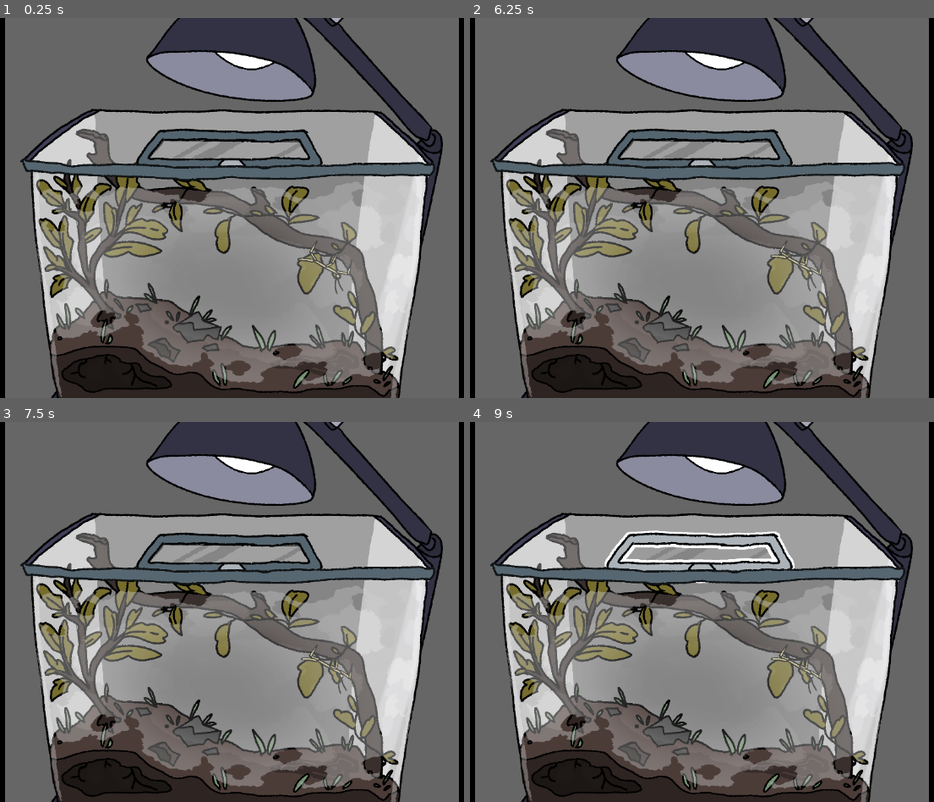
Above: before the commit, frames 1-4 (two rows, left to right).
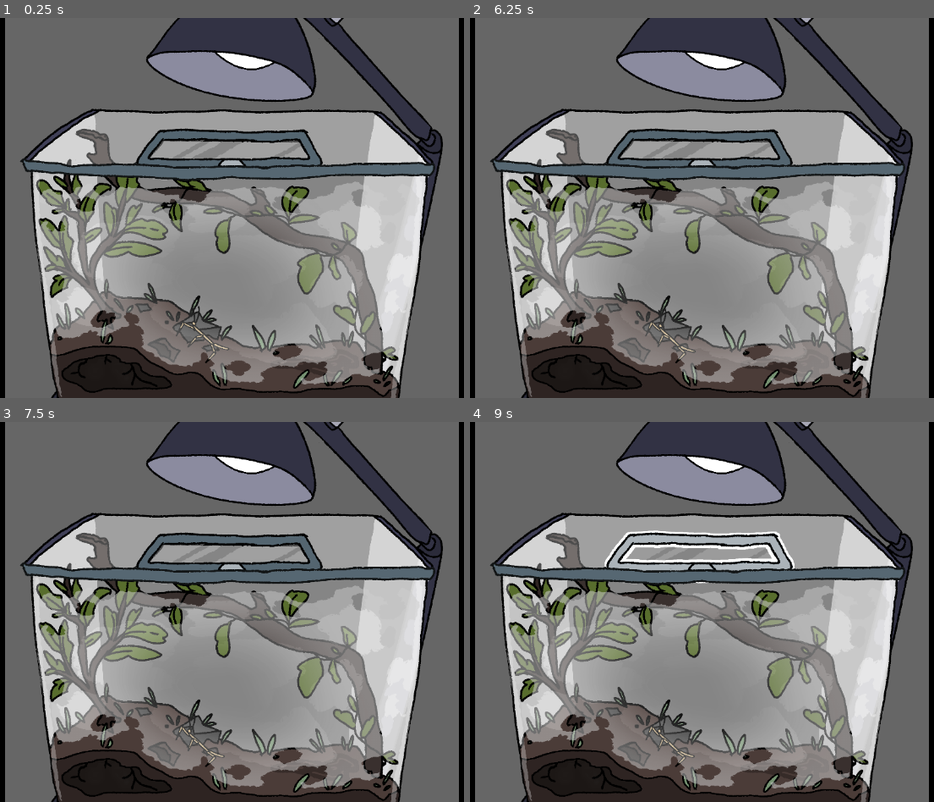
Above: after the commit, the same moments.

Repository: kayillustrations/Insectapet
Game: Godot game, scene res://windows/full_habitat.tscn
Two runs of this game, one before a commit and one after it. Both use one fixed random seed, a clock stepped at 60 frames per second and the inputs below. This scene is started directly instead of the project's main scene. The engine's default icon, where the game draws it, is replaced by a stand-in: a white triangle on a blue panel in a dark square.
Inputs (mouse positions are in pixels of both pictures, inside the frame that each line leads up to):
- Up to frame 1 (0.25 s): no input
- Up to frame 2 (6.25 s): click (702, 116) at 0.5 s; move the mouse to (850, 189) at 1.27 s; hold Right (Right) 1.28-2 s; hold Up (Up) 1.28-2 s; click (850, 189) at 1.42 s; drag from (567, 227) to (669, 284) at 2.02 s; move the mouse to (771, 124) at 2.77 s; hold Left (Left) 2.78-3.5 s; hold Up (Up) 2.78-3.5 s; drag from (669, 284) to (497, 151) at 3.52 s; move the mouse to (906, 265) at 4.27 s; hold Right (Right) 4.28-5 s; hold Up (Up) 4.28-5 s; drag from (497, 151) to (599, 113) at 5.02 s; move the mouse to (734, 208) at 5.77 s; hold Right (Right) from 5.78 s (still down); hold Up (Up) from 5.78 s (still down); click (734, 208) at 5.92 s
- Up to frame 3 (7.5 s): release Right (Right) at 6.5 s; release Up (Up) at 6.5 s; drag from (129, 517) to (97, 631) at 6.52 s; tap Enter at 7.25 s; move the mouse to (380, 593) at 7.27 s; hold Left (Left) from 7.28 s (still down); hold Up (Up) from 7.28 s (still down)
- Up to frame 4 (9 s): release Left (Left) at 8 s; release Up (Up) at 8 s; tap Space at 8 s; drag from (567, 631) to (669, 688) at 8.02 s; tap Enter at 8.75 s; move the mouse to (771, 528) at 8.77 s; hold Right (Right) from 8.78 s (still down); hold Up (Up) from 8.78 s (still down)

The runs differ from the first frame. In frame 1, 3.8% of the frame differs, in the area x 8-86%, y 41-96%; in frame 2, 3.8%; in frame 3, 3.8%; in frame 4, 3.8%.

Commit message:
highscore and debug

Diff:
--- a/_autoload/GameSave.gd
+++ b/_autoload/GameSave.gd
@@ -25,6 +25,10 @@
 
 var bug_color
 
+var highscores: Dictionary = {
+	"Dino" : 0,
+	"Snake" : 0
+}
 var DefaultBugStats: Dictionary = {
 	"Energy" : 100,
 	"Hunger" : 75,
@@ -57,6 +61,7 @@
 	game_config.set_value("0","habitat_stats",GameManager.habitat_stats)
 	game_config.set_value("0","food_given",GameManager.food_given)
 	game_config.set_value("0","bug_color",GameSave.bug_color)
+	game_config.set_value("0","highscores",GameSave.highscores)
 	game_config.set_value("0","current_path_location",GameManager.current_path_location)
 
 	game_config.save(SCENE_SAVE_FOLDER+"save.cfg")
@@ -72,6 +77,7 @@
 		GameManager.habitat_stats = game_config.get_value("0","habitat_stats")
 		GameManager.food_given = game_config.get_value("0","food_given")
 		GameSave.bug_color = game_config.get_value("0","bug_color")
+		GameSave.highscores = game_config.get_value("0","highscores")
 		GameManager.current_path_location = game_config.get_value("0","current_path_location")
 		pass
 	print("Load")
--- a/games/dino_bug.gd
+++ b/games/dino_bug.gd
@@ -7,12 +7,14 @@
 @onready var parent = get_parent()
 
 var isJumping:bool = false
+var isCrouching:bool = false
 
 func _physics_process(delta):
 	velocity.y += GRAVITY * delta
 	$RunCollider.disabled = false
 	if !parent.game_started:
 		return
+
 	if parent.up || Input.is_action_pressed("Up"):
 		Up()
 	elif parent.down || Input.is_action_pressed("Down"):
@@ -21,6 +23,9 @@
 		animated_sprite.animation = "move"
 		$"../Label".text = "Move"
 
+	if !is_on_floor():
+		$"../Label".text = "Jump"
+		animated_sprite.animation = "jump"
 	move_and_slide()
 
 func Up():
@@ -28,10 +33,6 @@
 		parent.up = false
 		velocity.y = JUMP_SPEED
 		#play jump sound
-		animated_sprite.animation = "jump"
-		$"../Label".text = "Jump"
-	else:
-		animated_sprite.animation = "move"
 
 func Down():
 	velocity.y += 50
--- a/games/dino_game.gd
+++ b/games/dino_game.gd
@@ -36,7 +36,7 @@
 
 var score:int = 0
 var difficulty:int
-var highschore:int = 0
+var highscore:int = 0
 var speed:float
 
 var has_been_config = false
@@ -59,6 +59,7 @@
 		ground_spawn = $Stick
 		delete_spawned = $Delete
 		has_been_config = true
+		highscore = GameSave.highscores["Dino"]
 	visible = b
 	new_game()
 
@@ -67,12 +68,13 @@
 	#reset variables
 	score = 0
 	difficulty = 0
-	#highscore = GameManager
 
 	#reset nodes
 	bug.velocity = Vector2i.ZERO
 	bug.position = bug_start_pos
 	speed = SPEED_START
+	for i in obstacles_generated.size():
+		obstacles_generated[i].queue_free()
 	obstacles_generated.clear()
 
 	game_started = false
@@ -110,12 +112,14 @@
 	if bug.position.x-50 <= delete_spawned.position.x:
 		game_started = false
 		print("gameover")
+		GameSave.highscores["Dino"] = highscore
+		GameSave.SaveGame()
 
 	UpdateScore()
 
 func UpdateScore():
 	score_label.text = str(score)
-	if score > highschore:
+	if score > highscore:
 		highscore_label.text = str(score)
 
 func Generate_Obj():
--- a/saves/save.cfg
+++ b/saves/save.cfg
@@ -1,23 +1,27 @@
 [0]
 
 habitat_locations={
-"Bug": Vector2i(418, 587),
-"FullHabitat": Vector2i(1162, 114),
-"MiniHabitat": Vector2i(2132, 1220)
+"Bug": Vector2i(0, 0),
+"FullHabitat": Vector2i(0, 0),
+"MiniHabitat": Vector2i(0, 0)
 }
 current_stats={
-"Energy": 90,
-"Happiness": 32,
-"Hunger": 76,
+"Energy": 100,
+"Happiness": 49,
+"Hunger": 74,
 "Stage": 0,
 "XP": 0,
 "isHealthy": true
 }
 habitat_stats={
-"Cleanliness": 59,
-"Hydration": 4,
+"Cleanliness": 46,
+"Hydration": 95,
 "isBugReleased": false,
 "isLampOn": true
 }
-bug_color=Color(0.81, 0.77598, 0.5184, 1)
-current_path_location=0.65
+bug_color=Color(0.81, 0.70308, 0.5184, 1)
+highscores={
+"Dino": 0,
+"Snake": 0
+}
+current_path_location=0.0683331
--- a/ui/game_inputs.gd
+++ b/ui/game_inputs.gd
@@ -40,7 +40,6 @@
 			pass
 		"Down":
 			current_game.down = b
-			current_game.bug.Down()
 			pass
 		"Pause":
 			dino_game.Activated(false)
